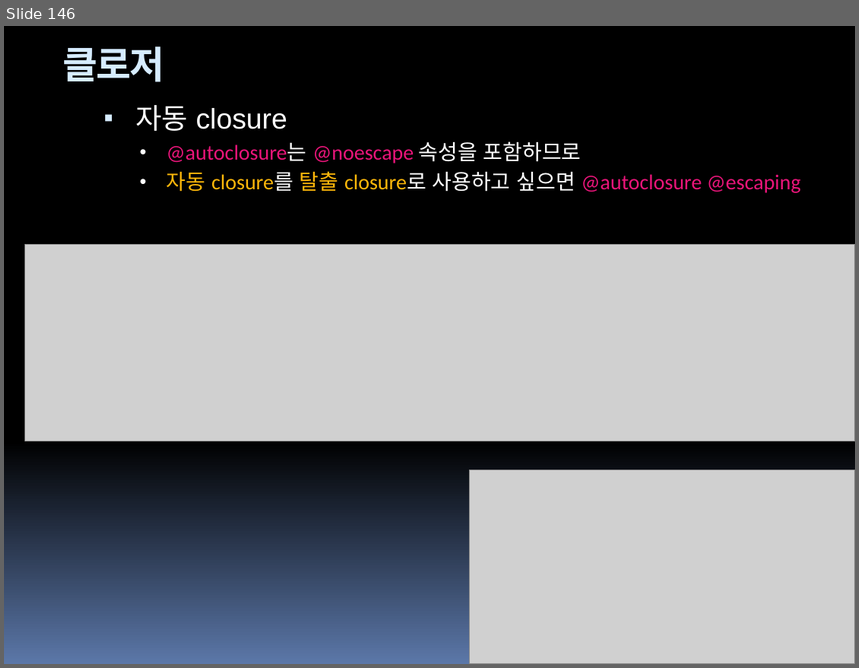
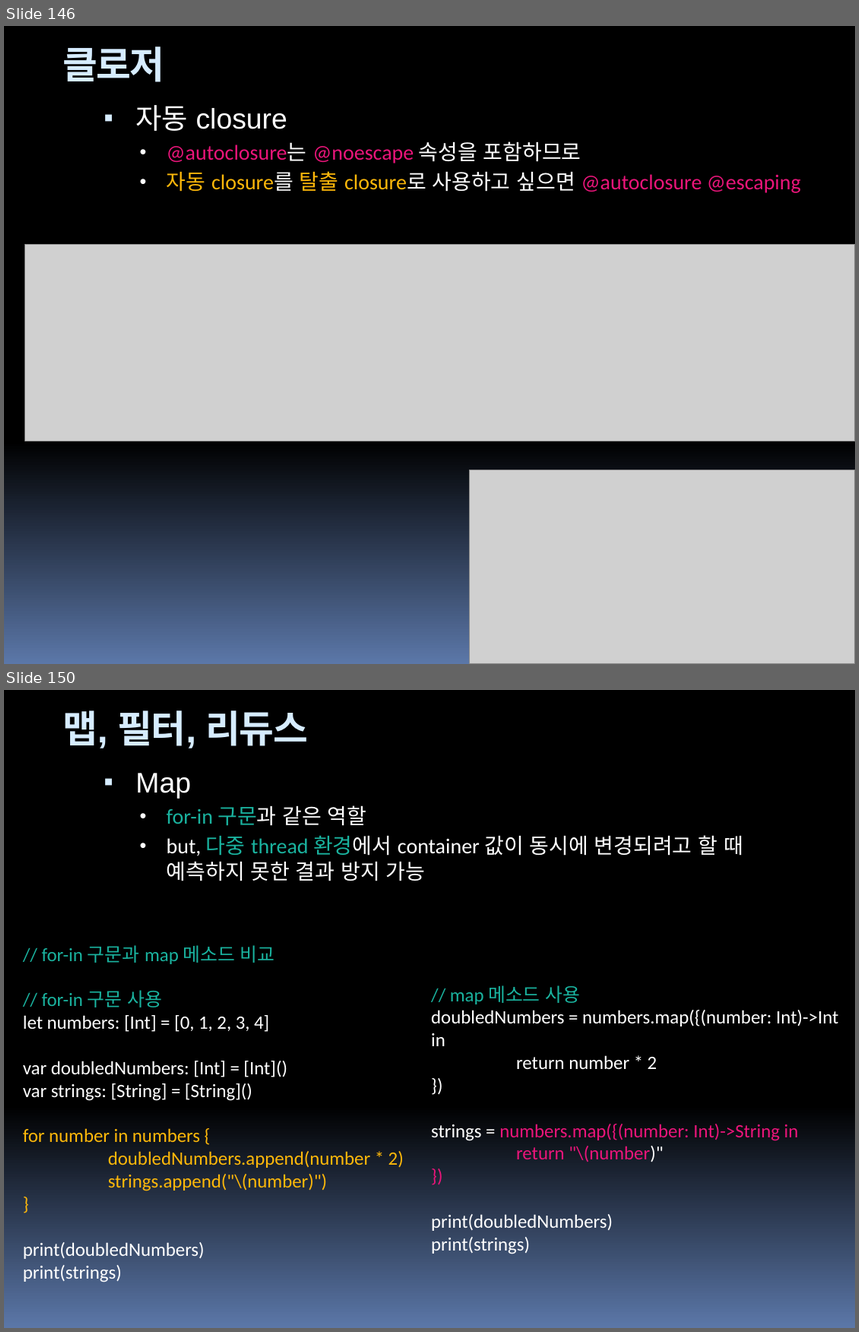
Before and after one commit to hounga13/helloSwift, a slide deck: Swift세미나자료.pptx. Shown one above the other, each under a label of ours: slide 146 before the commit, slides 146 and 150 after it; the slides between them are not shown. The pictures are 859x668 and 859x1332 pixels, drawn with LibreOffice and Linux fonts; fonts in the diff are those of the drawing; grey boxes stand for pictures. Boxes give left, top, right and bottom in pixels: in the first picture for what was removed or moved away, otherwise in the second. Text is boxed around its words. In the diff, an @@ line names an element or a change of style, - is before the commit and + after.

```diff
--- a/Swift세미나자료.pptx
+++ b/Swift세미나자료.pptx
@@ slide 150 added at [4,690,855,1328], background gradient #000000 to #5B77A8; not listed: 4 template elements that a slide beside it also shows @@
@@ title added at [63,711,307,749], 32 pt, text #D6ECFF, bold @@
+맵, 필터, 리듀스
@@ text added at [135,773,743,882], 18 pt, text #FFFFFF @@
+▪ Map
+  • for-in 구문과 같은 역할
+  • but, 다중 thread 환경에서 container 값이 동시에 변경되려고 할 때
+    예측하지 못한 결과 방지 가능
@@ text added at [23,945,404,1283], 16 pt, text #FFFFFF @@
+// for-in 구문과 map 메소드 비교
+// for-in 구문 사용
+let numbers: [Int] = [0, 1, 2, 3, 4]
+var doubledNumbers: [Int] = [Int]()
+var strings: [String] = [String]()
+for number in numbers {
+doubledNumbers.append(number * 2)
+strings.append("\(number)")
+}
+print(doubledNumbers)
+print(strings)
@@ text added at [431,986,838,1255], 16 pt, text #FFFFFF @@
+// map 메소드 사용
+doubledNumbers = numbers.map({(number: Int)->Int in
+return number * 2
+})
+strings = numbers.map({(number: Int)->String in
+return "\(number)"
+})
+print(doubledNumbers)
+print(strings)
```
Also in this commit, not shown: 14 other slides added, 2 other files.
